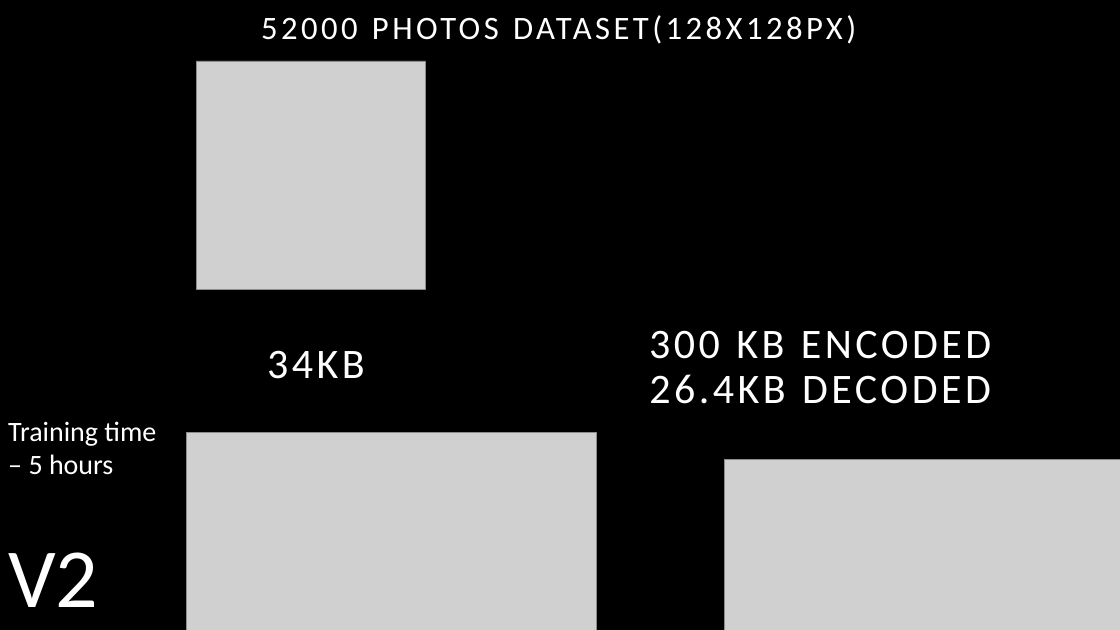
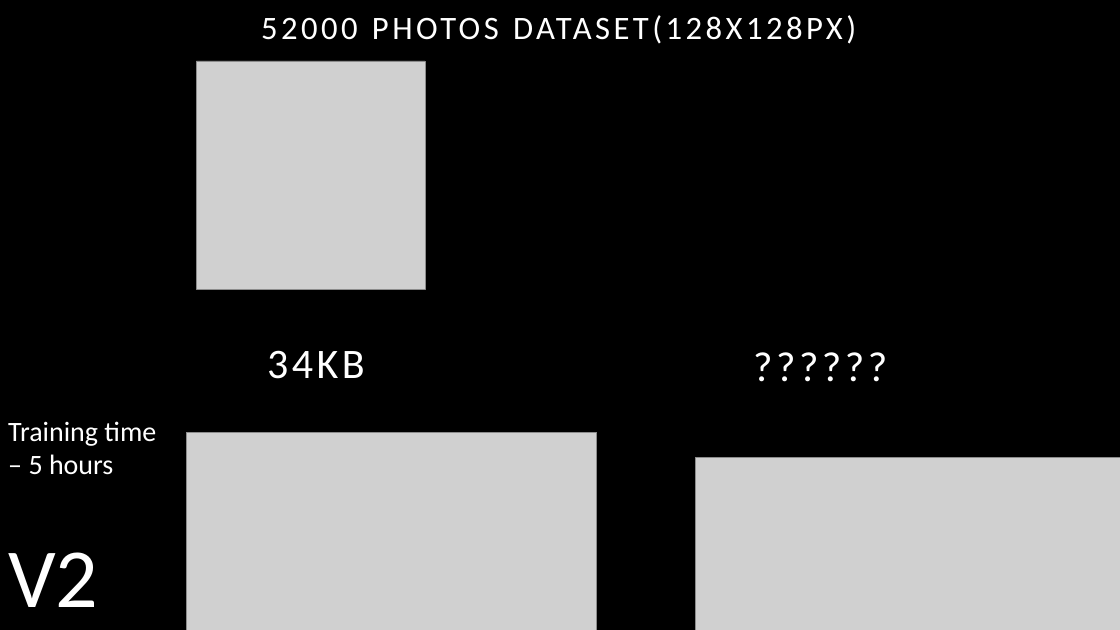
Before and after one commit to Heigen007/ai_photo_enhanse_python, a slide deck: slide 18 of ai_compression_project.pptx. Drawn at 1120x630 pixels with LibreOffice and Linux fonts; fonts in the diff are those of the drawing; grey boxes stand for pictures. Boxes give left, top, right and bottom in pixels: in the first picture for what was removed or moved away, otherwise in the second. Text is boxed around its words. In the diff, an @@ line names an element or a change of style, - is before the commit and + after.

```diff
--- a/ai_compression_project.pptx
+++ b/ai_compression_project.pptx
@@ text at (649, 330, 991, 404): text changed @@
-300 KB ENCODED
-26.4KB DECODED
+??????
@@ picture: place and size @@
-picture at (724, 460, 1120, 630)
+picture at (696, 457, 1120, 630)
```
Also in this commit, not shown: 4 other slides changed, 9 other files.
